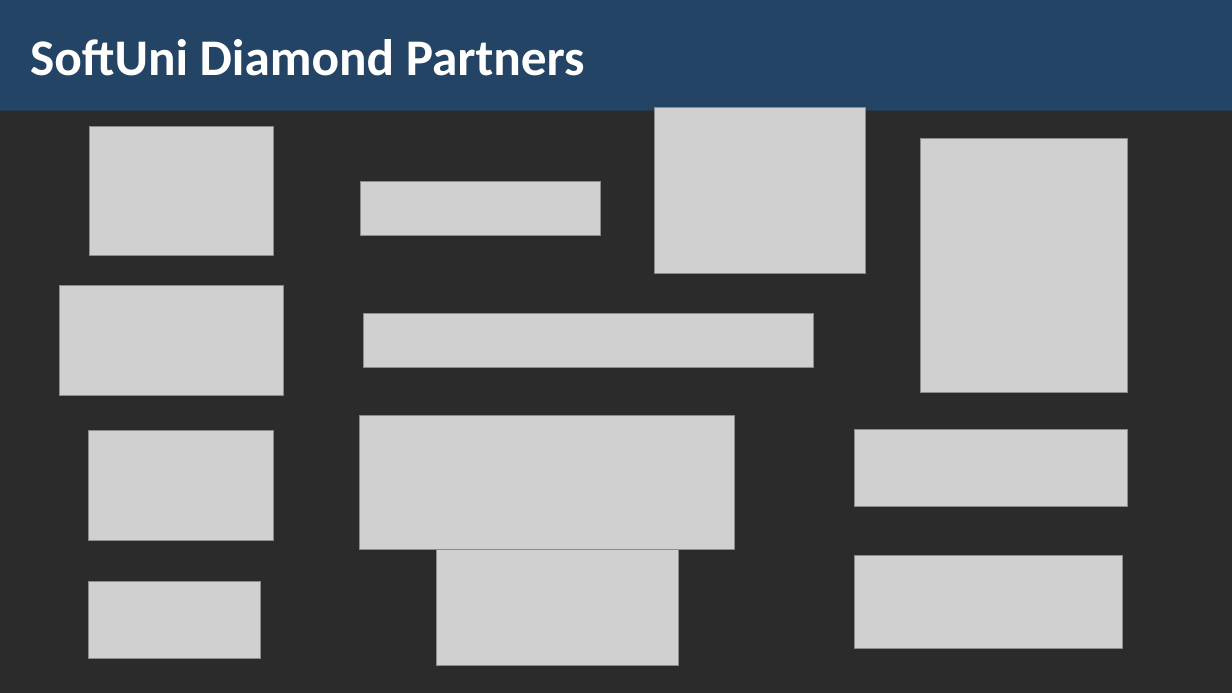
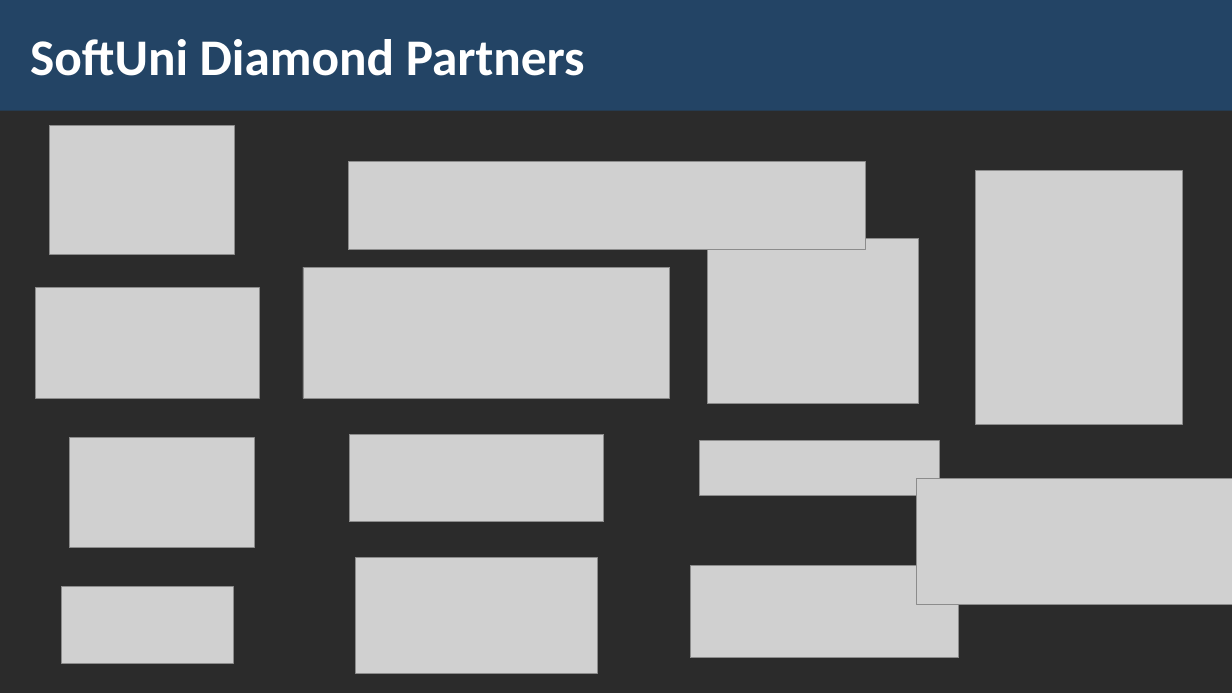
Before and after one commit to ZoranNikolov/SoftUni, a slide deck: slide 31 of JavaScript-Fundamentals/Materials/02. HTTP-Basics.pptx (slide 36 before the commit). Drawn at 1232x693 pixels with LibreOffice and Linux fonts; fonts in the diff are those of the drawing; grey boxes stand for pictures; background and template pictures are left out; a plain dark background stands for a picture behind light text. Boxes give left, top, right and bottom in pixels: in the first picture for what was removed or moved away, otherwise in the second. Text is boxed around its words. In the diff, an @@ line names an element or a change of style, - is before the commit and + after.

```diff
--- a/JavaScript-Fundamentals/Materials/02. HTTP-Basics.pptx
+++ b/JavaScript-Fundamentals/Materials/02. HTTP-Basics.pptx
@@ picture: place and size @@
-picture at [89,127,273,256]
+picture at [50,125,234,254]
@@ picture: place and size @@
-picture at [363,313,813,368]
+picture at [348,162,866,250]
@@ picture: place and size @@
-picture at [921,139,1128,393]
+picture at [976,171,1183,425]
@@ picture: place and size @@
-picture at [655,108,867,274]
+picture at [708,238,920,404]
@@ picture: place and size @@
-picture at [360,415,735,549]
+picture at [303,267,670,398]
@@ picture: place and size @@
-picture at [59,286,284,396]
+picture at [35,288,260,398]
@@ picture: place and size @@
-picture at [89,431,274,541]
+picture at [69,437,254,547]
@@ picture added at [349,434,604,522] @@
@@ picture: place and size @@
-picture at [360,181,601,236]
+picture at [700,441,940,495]
@@ picture removed at [855,430,1128,507] @@
@@ picture added at [917,479,1232,604] @@
@@ picture: place and size @@
-picture at [437,550,679,665]
+picture at [356,558,598,674]
@@ picture: place and size @@
-picture at [855,555,1124,648]
+picture at [690,566,959,658]
@@ picture: place and size @@
-picture at [89,582,261,659]
+picture at [61,587,233,664]
```
Also in this commit, not shown: 2 other slides changed, 5 slides removed, 3 other files.
